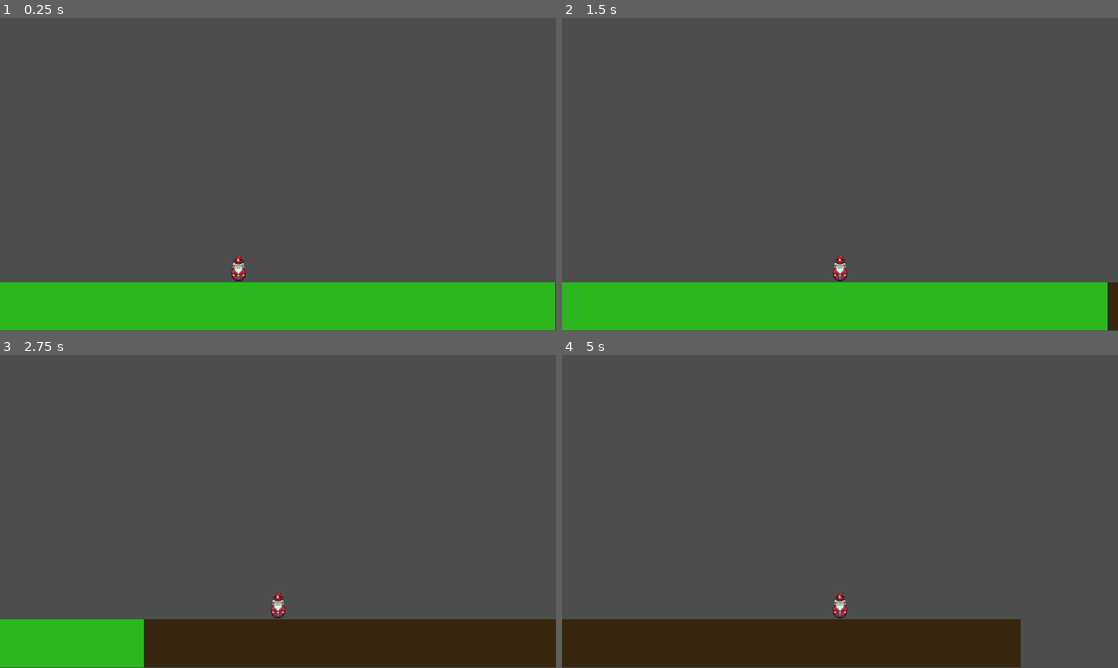
Above: before the commit, frames 1-4 (two rows, left to right).
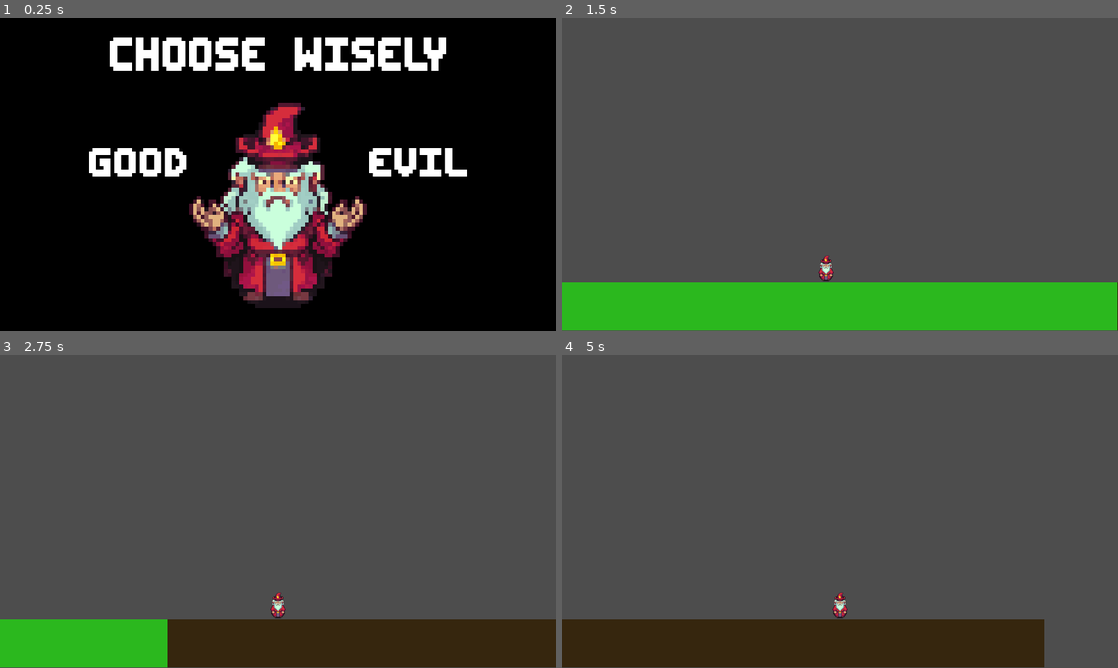
Above: after the commit, the same moments.

Repository: erohsikero/testCICDInGame
Game: Godot game, scene res://Scenes/Menus/Path_Selection.tscn
Same seed, same stepped clock (60 frames per second), same inputs: the game is played once before the commit and once after it. Before the commit the project starts from res://Scenes/Levels/DemoScene.tscn.
Inputs (mouse positions are in pixels of both pictures, inside the frame that each line leads up to):
- Up to frame 1 (0.25 s): no input
- Up to frame 2 (1.5 s): click (701, 161) at 0.52 s; tap Enter at 1.25 s; hold D (move_right) from 1.28 s (still down)
- Up to frame 3 (2.75 s): keep holding D (move_right); tap Space (jump) at 1.52, 2.27 s
- Up to frame 4 (5 s): release D (move_right) at 2.78 s; hold A (move_left) 2.78-3.53 s; hold D (move_right) from 3.53 s (still down); tap Space (jump) at 3.77, 4.52 s

The runs differ from the first frame. In frame 1, 100% of the frame differs, in the area x 0-100%, y 0-100%; in frame 2, 0.6%; in frame 3, 0.7%; in frame 4, 0.7%.

Commit message:
Added initial player choice menu

Diff:
--- a/Scenes/Levels/DemoScene.tscn
+++ b/Scenes/Levels/DemoScene.tscn
@@ -1,6 +1,6 @@
 [gd_scene load_steps=6 format=3 uid="uid://bk42j1j3o4pct"]
 
-[ext_resource type="Script" path="res://Scripts/Demo_Level_Controller.gd" id="1_q77sp"]
+[ext_resource type="Script" path="res://Scripts/Levels/demo_scene.gd" id="1_pvb4b"]
 [ext_resource type="PackedScene" uid="uid://cbepccfer7xkg" path="res://Scenes/Objects/Grass_Ground.tscn" id="2_sgqnj"]
 [ext_resource type="PackedScene" uid="uid://cav6x5jkkvacs" path="res://Scenes/Objects/Character.tscn" id="3_dm1pj"]
 [ext_resource type="PackedScene" uid="uid://cx3h60houwamb" path="res://Scenes/Objects/Dirt_Ground.tscn" id="3_o7hpa"]
@@ -10,7 +10,7 @@
 
 [node name="Starting Room" type="Node2D"]
 position = Vector2(-2, 21)
-script = ExtResource("1_q77sp")
+script = ExtResource("1_pvb4b")
 
 [node name="StaticBody2D3" type="StaticBody2D" parent="."]
 position = Vector2(520, 360)
@@ -30,4 +30,4 @@
 position = Vector2(1152, 526)
 
 [node name="player" parent="." instance=ExtResource("3_dm1pj")]
-position = Vector2(496, 436)
+position = Vector2(448, 388)
--- /dev/null
+++ b/Scenes/Menus/Path_Selection.tscn
@@ -0,0 +1,88 @@
+[gd_scene load_steps=8 format=3 uid="uid://cbfnh4fuk8caq"]
+
+[ext_resource type="Script" path="res://Scripts/Menus/path_selection_script.gd" id="1_cp17r"]
+[ext_resource type="Texture2D" uid="uid://ih0uq1ni06c2" path="res://Resources/Sprites/Player/WizardChoice.png" id="2_ekkqb"]
+[ext_resource type="Texture2D" uid="uid://byucyw7dbic3m" path="res://Resources/MenuTextItems/ChooseWisely.png" id="3_8lh5w"]
+[ext_resource type="Texture2D" uid="uid://cbelnovi51bfc" path="res://Resources/MenuTextItems/Choice_Good.png" id="4_kunff"]
+[ext_resource type="Script" path="res://Scripts/Menus/button_good.gd" id="5_676w1"]
+[ext_resource type="Texture2D" uid="uid://pboq1m5jg8yi" path="res://Resources/MenuTextItems/Choice_Evil.png" id="6_idmeg"]
+[ext_resource type="Script" path="res://Scripts/Menus/button_evil.gd" id="7_op5mh"]
+
+[node name="Path_Selection" type="Control"]
+layout_mode = 3
+anchors_preset = 15
+anchor_right = 1.0
+anchor_bottom = 1.0
+grow_horizontal = 2
+grow_vertical = 2
+script = ExtResource("1_cp17r")
+
+[node name="Wizard" type="Sprite2D" parent="."]
+top_level = true
+texture_filter = 3
+texture_repeat = 1
+position = Vector2(576, 392)
+scale = Vector2(8, 8)
+texture = ExtResource("2_ekkqb")
+
+[node name="Background" type="ColorRect" parent="."]
+layout_mode = 0
+offset_right = 1152.0
+offset_bottom = 648.0
+color = Color(0, 0, 0, 1)
+
+[node name="Choose_Wisely" type="TextureRect" parent="."]
+texture_filter = 1
+layout_mode = 0
+offset_left = 227.0
+offset_top = 40.0
+offset_right = 925.0
+offset_bottom = 110.0
+texture = ExtResource("3_8lh5w")
+
+[node name="Button_Good" type="Button" parent="."]
+texture_filter = 1
+texture_repeat = 1
+layout_mode = 0
+offset_left = 180.0
+offset_top = 260.0
+offset_right = 391.0
+offset_bottom = 338.0
+mouse_default_cursor_shape = 2
+icon = ExtResource("4_kunff")
+flat = true
+script = ExtResource("5_676w1")
+
+[node name="Button_Good_Image" type="TextureRect" parent="Button_Good"]
+light_mask = 0
+layout_mode = 0
+offset_left = 74.0
+offset_top = 77.0
+offset_right = 138.0
+offset_bottom = 141.0
+texture = ExtResource("2_ekkqb")
+
+[node name="Button_Evil" type="Button" parent="."]
+texture_filter = 1
+texture_repeat = 1
+layout_mode = 0
+offset_left = 761.0
+offset_top = 260.0
+offset_right = 972.0
+offset_bottom = 338.0
+mouse_default_cursor_shape = 2
+icon = ExtResource("6_idmeg")
+flat = true
+script = ExtResource("7_op5mh")
+
+[node name="Button_Evil_Image" type="TextureRect" parent="Button_Evil"]
+light_mask = 0
+layout_mode = 0
+offset_left = 77.0
+offset_top = 81.0
+offset_right = 141.0
+offset_bottom = 145.0
+texture = ExtResource("2_ekkqb")
+
+[connection signal="pressed" from="Button_Good" to="Button_Good" method="_on_pressed"]
+[connection signal="pressed" from="Button_Evil" to="Button_Evil" method="_on_pressed"]
--- a/Scenes/Objects/Character.tscn
+++ b/Scenes/Objects/Character.tscn
@@ -1,8 +1,8 @@
 [gd_scene load_steps=5 format=3 uid="uid://cav6x5jkkvacs"]
 
-[ext_resource type="Script" path="res://Scripts/Player_Controller.gd" id="1_mdvog"]
+[ext_resource type="Script" path="res://Scripts/Player/Player_Controller.gd" id="1_mdvog"]
 [ext_resource type="Texture2D" uid="uid://bssglp02pc5yy" path="res://Resources/Sprites/Player/WizardTest.png" id="2_j241o"]
-[ext_resource type="Script" path="res://Scripts/Player_Camera_Controller.gd" id="3_i8mry"]
+[ext_resource type="Script" path="res://Scripts/Player/Player_Camera_Controller.gd" id="3_i8mry"]
 
 [sub_resource type="CapsuleShape2D" id="CapsuleShape2D_dcbn6"]
 radius = 16.0
--- a/Scenes/Objects/charactor.tscn
+++ b/Scenes/Objects/charactor.tscn
@@ -1,9 +1,9 @@
 [gd_scene load_steps=6 format=3 uid="uid://cut1ibdthknj0"]
 
-[ext_resource type="Script" path="res://Scripts/Player_Init.gd" id="1_wwh87"]
+[ext_resource type="Script" path="res://Scripts/Player/Player_Init.gd" id="1_wwh87"]
 [ext_resource type="Texture2D" uid="uid://bssglp02pc5yy" path="res://Resources/Sprites/Player/WizardTest.png" id="2_iuqsg"]
-[ext_resource type="Script" path="res://Scripts/Player_Controller.gd" id="2_mjcgp"]
-[ext_resource type="Script" path="res://Scripts/Player_Camera_Controller.gd" id="4_57fmq"]
+[ext_resource type="Script" path="res://Scripts/Player/Player_Controller.gd" id="2_mjcgp"]
+[ext_resource type="Script" path="res://Scripts/Player/Player_Camera_Controller.gd" id="4_57fmq"]
 
 [sub_resource type="CapsuleShape2D" id="CapsuleShape2D_ovgws"]
 radius = 15.0
--- /dev/null
+++ b/Scripts/Levels/demo_scene.gd
@@ -0,0 +1,13 @@
+extends Node2D
+
+@onready var player : CharacterBody2D = $player
+
+# Called when the node enters the scene tree for the first time.
+func _ready() -> void:
+	player.Set_Clamp(5000, 50000)
+	pass # Replace with function body.
+
+
+# Called every frame. 'delta' is the elapsed time since the previous frame.
+func _process(delta: float) -> void:
+	pass
--- /dev/null
+++ b/Scripts/Menus/button_evil.gd
@@ -0,0 +1,4 @@
+extends Button
+
+func _on_pressed() -> void:
+	get_tree().change_scene_to_file("res://Scenes/Levels/DemoScene.tscn")
--- /dev/null
+++ b/Scripts/Menus/button_good.gd
@@ -0,0 +1,4 @@
+extends Button
+
+func _on_pressed() -> void:
+	get_tree().change_scene_to_file("res://Scenes/Levels/DemoScene.tscn")
--- /dev/null
+++ b/Scripts/Menus/path_selection_script.gd
@@ -0,0 +1,17 @@
+extends Control
+
+@onready var good_button = $Button_Good
+@onready var good_image = $Button_Good/Button_Good_Image
+@onready var evil_button = $Button_Evil
+@onready var evil_image = $Button_Evil/Button_Evil_Image
+
+# Checks button for hovering
+func _process(_delta: float) -> void:
+	check_hover(good_button, good_image)
+	check_hover(evil_button, evil_image)
+
+func check_hover(button : Button, image : TextureRect):
+	if button.is_hovered():
+		image.visible = true
+	else:
+		image.visible = false
--- /dev/null
+++ b/icon.svg
@@ -0,0 +1 @@
+<svg xmlns="http://www.w3.org/2000/svg" width="128" height="128"><rect width="124" height="124" x="2" y="2" fill="#363d52" stroke="#212532" stroke-width="4" rx="14"/><g fill="#fff" transform="translate(12.322 12.322)scale(.101)"><path d="M105 673v33q407 354 814 0v-33z"/><path fill="#478cbf" d="m105 673 152 14q12 1 15 14l4 67 132 10 8-61q2-11 15-15h162q13 4 15 15l8 61 132-10 4-67q3-13 15-14l152-14V427q30-39 56-81-35-59-83-108-43 20-82 47-40-37-88-64 7-51 8-102-59-28-123-42-26 43-46 89-49-7-98 0-20-46-46-89-64 14-123 42 1 51 8 102-48 27-88 64-39-27-82-47-48 49-83 108 26 42 56 81zm0 33v39c0 276 813 276 814 0v-39l-134 12-5 69q-2 10-14 13l-162 11q-12 0-16-11l-10-65H446l-10 65q-4 11-16 11l-162-11q-12-3-14-13l-5-69z"/><path d="M483 600c0 34 58 34 58 0v-86c0-34-58-34-58 0z"/><circle cx="725" cy="526" r="90"/><circle cx="299" cy="526" r="90"/></g><g fill="#414042" transform="translate(12.322 12.322)scale(.101)"><circle cx="307" cy="532" r="60"/><circle cx="717" cy="532" r="60"/></g></svg>
--- a/project.godot
+++ b/project.godot
@@ -11,8 +11,8 @@
 [application]
 
 config/name="Tiny Wiz"
-run/main_scene="res://Scenes/Levels/DemoScene.tscn"
-config/features=PackedStringArray("4.2", "GL Compatibility")
+run/main_scene="res://Scenes/Menus/Path_Selection.tscn"
+config/features=PackedStringArray("4.3", "GL Compatibility")
 config/icon="res://icon.svg"
 
 [display]
@@ -23,17 +23,17 @@
 
 move_left={
 "deadzone": 0.5,
-"events": [Object(InputEventKey,"resource_local_to_scene":fa …(171 unchanged characters)… keycode":65,"key_label":0,"unicode":97,"echo":false,"script":null)
+"events": [Object(InputEventKey,"resource_local_to_scene":fa …(171 unchanged characters)… keycode":65,"key_label":0,"unicode":97,"location":0,"echo":false,"script":null)
 ]
 }
 move_right={
 "deadzone": 0.5,
-"events": [Object(InputEventKey,"resource_local_to_scene":fa …(172 unchanged characters)… eycode":68,"key_label":0,"unicode":100,"echo":false,"script":null)
+"events": [Object(InputEventKey,"resource_local_to_scene":fa …(172 unchanged characters)… eycode":68,"key_label":0,"unicode":100,"location":0,"echo":false,"script":null)
 ]
 }
 jump={
 "deadzone": 0.5,
-"events": [Object(InputEventKey,"resource_local_to_scene":fa …(171 unchanged characters)… keycode":32,"key_label":0,"unicode":32,"echo":false,"script":null)
+"events": [Object(InputEventKey,"resource_local_to_scene":fa …(171 unchanged characters)… keycode":32,"key_label":0,"unicode":32,"location":0,"echo":false,"script":null)
 ]
 }
 
Binary file added: Resources/MenuTextItems/Choice_Evil.png
Not shown, added: Resources/MenuTextItems/Choice_Evil.png.import
Binary file added: Resources/MenuTextItems/Choice_Good.png
Not shown, added: Resources/MenuTextItems/Choice_Good.png.import
Binary file added: Resources/MenuTextItems/ChooseWisely.png
Not shown, added: Resources/MenuTextItems/ChooseWisely.png.import
Binary file added: Resources/Sprites/Player/WizardChoice.png
Not shown, added: Resources/Sprites/Player/WizardChoice.png.import
Renamed: Scripts/Demo_Level_Controller.gd -> Scripts/Player/Demo_Level_Controller.gd
Renamed: Scripts/Player_Camera_Controller.gd -> Scripts/Player/Player_Camera_Controller.gd
Renamed: Scripts/Player_Init.gd -> Scripts/Player/Player_Init.gd
Not shown, added: icon.svg.import
